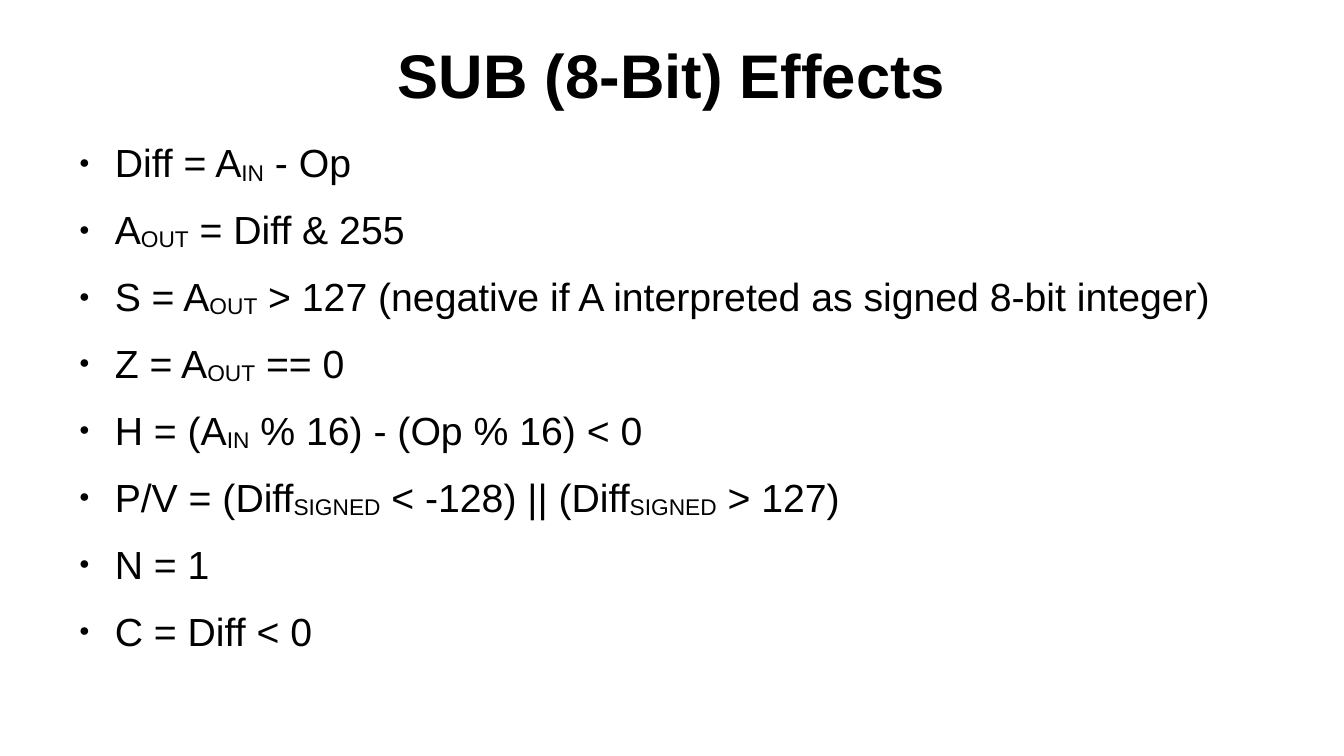
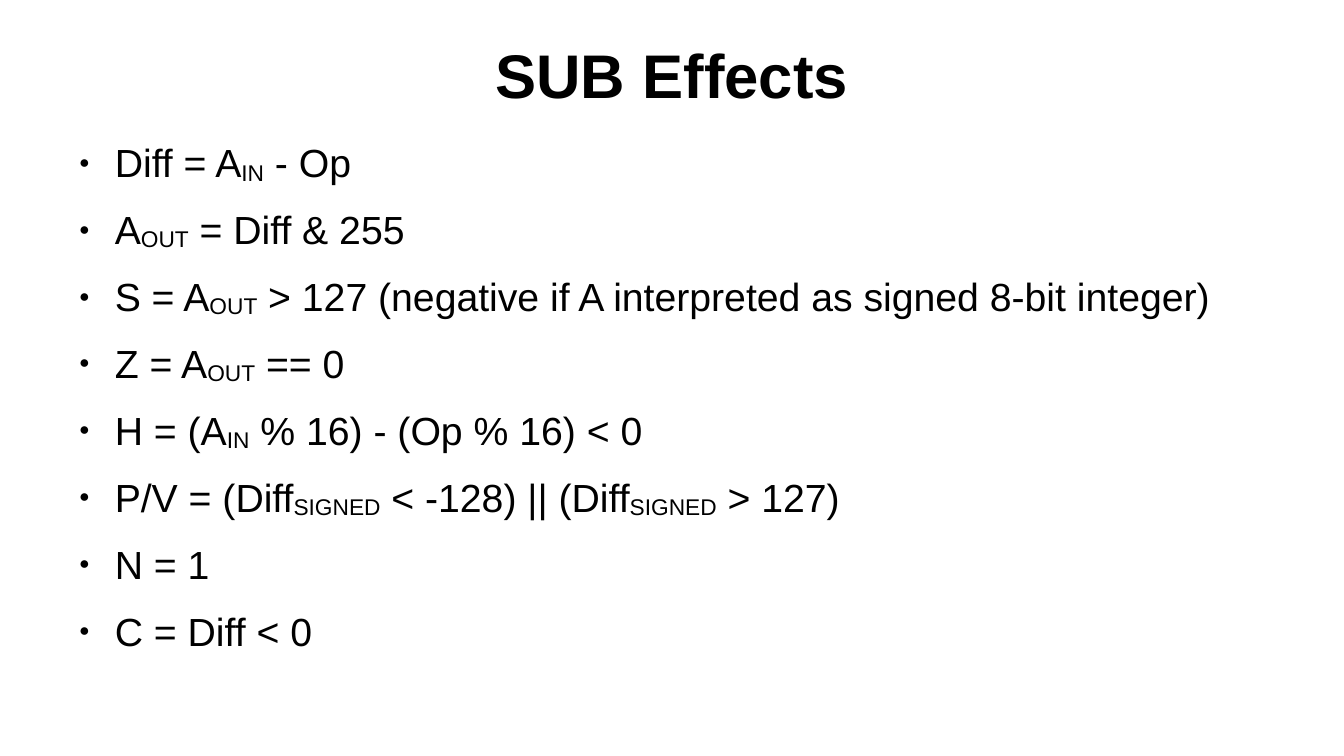
Before and after one commit to SlithyMatt/zxs-assembly-tutorial, a slide deck: slide 20 of Lesson5/Lesson5.odp. Drawn at 1344x756 pixels with LibreOffice and Linux fonts; fonts in the diff are those of the drawing. Boxes give left, top, right and bottom in pixels: in the first picture for what was removed or moved away, otherwise in the second. Text is boxed around its words. In the diff, an @@ line names an element or a change of style, - is before the commit and + after.

```diff
--- a/Lesson5/Lesson5.odp
+++ b/Lesson5/Lesson5.odp
@@ title at <box>495,53,848,99</box>: text changed @@
-SUB (8-Bit) Effects
+SUB Effects
```
Also in this commit, not shown: 1 other file.
